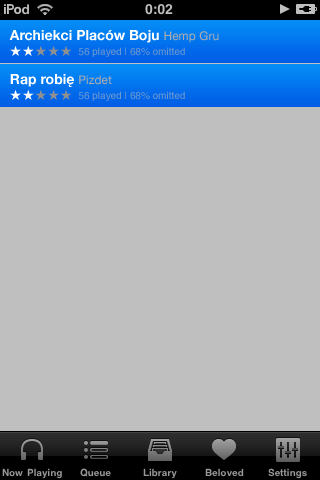
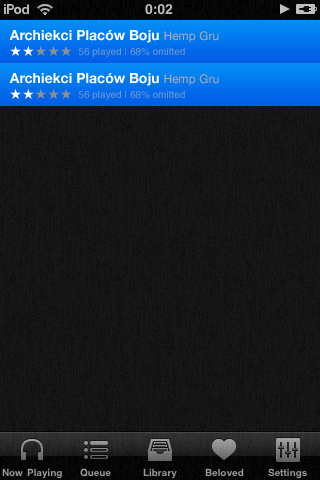
Layered file, before and after one edit (320×480). Changes by layer:
hid group "Overrides copy 2" (9 layers) over [0, 0, 320, 469]
added group "Overrides copy 3" with 8 layers above "Overrides" over [0, 0, 320, 388]
added layer "Archiekci Placów Boju Hemp Gru" (2nd of 3, in "Overrides copy 3") in group "Overrides copy 3" over [9, 73, 219, 86]
added layer "56 played | 68% omitted" (3rd of 4, in "Overrides copy 3") (57%) in group "Overrides copy 3" over [78, 90, 185, 100]
added layer "★★★★★" (3rd of 4, in "Overrides copy 3") in group "Overrides copy 3" over [10, 88, 72, 99]
added layer "Layer 3" (3rd of 4, in "Overrides copy 3") in group "Overrides copy 3" over [0, 63, 320, 101]
added layer "Layer 8" (3%) above "Layer 7" over [0, 0, 320, 480]
added layer "Layer 7" above "Layer 1" over [0, 63, 320, 431]
